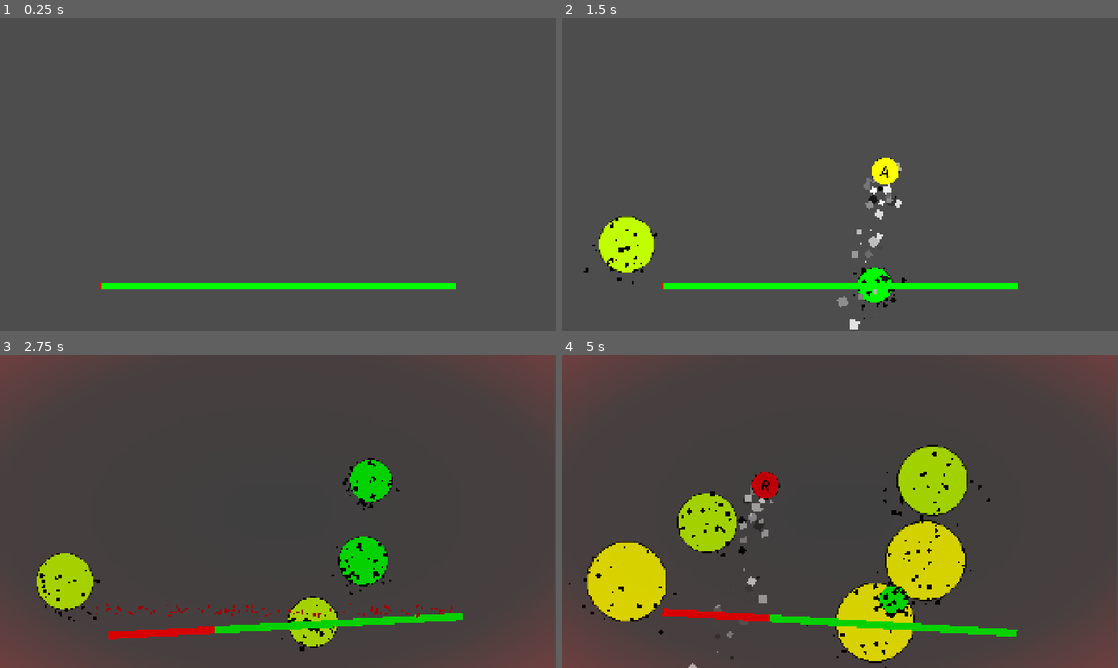
Above: before the commit, frames 1-4 (two rows, left to right).
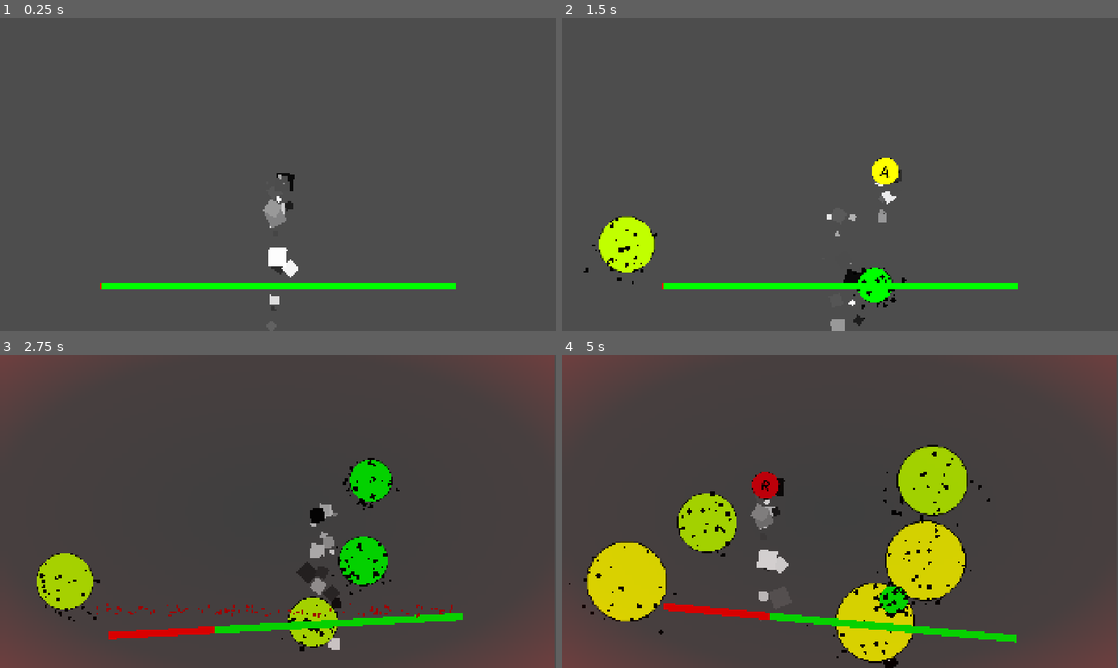
Above: after the commit, the same moments.

Repository: k3mystra/needy-college-student
Game: Godot game, scene res://ButtonMiniGame/test_game_scene.tscn
Two runs of this game, one before a commit and one after it. Both use one fixed random seed, a clock stepped at 60 frames per second and the inputs below.
Inputs (mouse positions are in pixels of both pictures, inside the frame that each line leads up to):
- Up to frame 1 (0.25 s): no input
- Up to frame 2 (1.5 s): tap Enter at 0.5 s; click (884, 83) at 1.27 s
- Up to frame 3 (2.75 s): click (66, 580) at 2.02 s
- Up to frame 4 (5 s): click (628, 580) at 2.77 s

The runs differ from the first frame. In frame 1, 0.7% of the frame differs, in the area x 47-54%, y 49-92%; in frame 2, 0.9%; in frame 3, 0.8%; in frame 4, 2.2%, in the area x 18-82%, y 39-100%.

Commit message:
blah blahj blah

Diff:
--- a/ButtonMiniGame/button_mash_game.gd
+++ b/ButtonMiniGame/button_mash_game.gd
@@ -13,6 +13,7 @@
 @onready var sliderholder = $sliderholder
 @onready var clock = $AudioStreamPlayer2D
 @onready var bloodParticle = $sliderholder/HSlider/blood
+@onready var particle = $CPUParticles2D
 
 var letter = ["w", "a", "s", "d", "q", "e", "r", "f", "z", "x", "c"]
 var letter_amount : int
@@ -83,6 +84,7 @@
 				button_spam_limit += 1
 			spam_cooldown = prevspamcooldown + randf_range(-0.4, 0)
 	_border()
+	_follow_word()
 
 
 func _spawn_spam():
@@ -129,14 +131,14 @@
 		_slider_damage(-10)
 		allow_count = true
 		timer = prevtimer - 0.65
-		cooldown = prevcooldown
+		cooldown = prevcooldown + randf_range(-0.35, 0.2)
 		print ("GOOD EVERYTHING IS GOOD")
 	else:
 		play_sound(bell, 1, 3)
 		_slider_damage(45)
 		allow_count = true
 		timer = prevtimer
-		cooldown = prevcooldown + randf_range(-0.4, 0)
+		cooldown = prevcooldown + randf_range(-0.5, 0)
 		print ("NO BUTTON PRESSED AND RAN OUT OF TIME")
 
 func _animation():
@@ -144,7 +146,7 @@
 	circle.global_position.y = prevpos.y + randf_range(-6, 6)
 	circle.rotation_degrees = randf_range(-15, 15)
 
-func _slider_damage(value: float):
+func _slider_damage(value: float): # somehow make the bar slowly stop vibrating
 	if value > 0:
 		play_sound(glass, 1, 6)
 		bloodParticle.emitting = true
@@ -157,7 +159,7 @@
 		value -= 3
 		await get_tree().create_timer(0.05).timeout
 	sliderholder.global_position = prevsliderpos
-	sliderholder.rotation_degrees /= 2
+	sliderholder.rotation_degrees /= 1.3
 
 func play_sound (stream: AudioStream, pitch: float, volume: float): # YOU CAN JUST COPY AND PASTE THIS
 	var p = AudioStreamPlayer2D.new() # make new audioplayer
@@ -183,3 +185,6 @@
 func _buttonspamL():
 	bloodParticle.emitting = true
 	_slider_damage(20)
+
+func _follow_word():
+	particle.global_position = circle.global_position
--- a/ButtonMiniGame/button_mash_game.tscn
+++ b/ButtonMiniGame/button_mash_game.tscn
@@ -6,9 +6,6 @@
 [ext_resource type="AudioStream" uid="uid://cjppm5ligydfs" path="res://ButtonMiniGame/sounds/clock.ogg" id="4_7810j"]
 
 [sub_resource type="FontVariation" id="FontVariation_poley"]
-
-[sub_resource type="Gradient" id="Gradient_7810j"]
-colors = PackedColorArray(1, 1, 1, 1, 0, 0, 0, 1)
 
 [sub_resource type="ImageTexture" id="ImageTexture_4wmo7"]
 
@@ -38,6 +35,9 @@
 fill_from = Vector2(0.5, 0.5)
 metadata/_snap_enabled = true
 metadata/_snap_count = 2
+
+[sub_resource type="Gradient" id="Gradient_7810j"]
+colors = PackedColorArray(1, 1, 1, 1, 0, 0, 0, 1)
 
 [node name="ButtonMashGame" type="Node2D" unique_id=1187036442]
 script = ExtResource("1_yoxds")
@@ -72,27 +72,6 @@
 theme_override_font_sizes/font_size = 100
 text = "T"
 horizontal_alignment = 1
-
-[node name="CPUParticles2D" type="CPUParticles2D" parent="WordHolder" unique_id=1816945181]
-z_index = -1
-amount = 55
-texture = ExtResource("3_h0o0h")
-lifetime = 2.0
-preprocess = 1.61
-randomness = 0.27
-lifetime_randomness = 0.4
-local_coords = true
-emission_shape = 2
-emission_sphere_radius = 95.0
-direction = Vector2(0, 1)
-gravity = Vector2(0, 1200)
-initial_velocity_min = 123.4
-initial_velocity_max = 137.85
-angular_velocity_min = -300.0
-angular_velocity_max = 300.0
-scale_amount_min = 0.4
-scale_amount_max = 8.0
-color_initial_ramp = SubResource("Gradient_7810j")
 
 [node name="spawn" type="Node2D" parent="." unique_id=1253321267]
 
@@ -145,3 +124,23 @@
 size_flags_horizontal = 4
 mouse_filter = 2
 texture = SubResource("GradientTexture2D_fgape")
+
+[node name="CPUParticles2D" type="CPUParticles2D" parent="." unique_id=1816945181]
+z_index = -1
+scale = Vector2(0.5, 0.5)
+amount = 25
+texture = ExtResource("3_h0o0h")
+preprocess = 1.61
+speed_scale = 0.4
+emission_shape = 2
+emission_sphere_radius = 65.0
+direction = Vector2(0, 1)
+spread = 25.0
+gravity = Vector2(0, 1200)
+initial_velocity_min = 123.4
+initial_velocity_max = 474.48
+angular_velocity_min = -300.0
+angular_velocity_max = 300.0
+scale_amount_min = 0.6
+scale_amount_max = 8.0
+color_initial_ramp = SubResource("Gradient_7810j")
